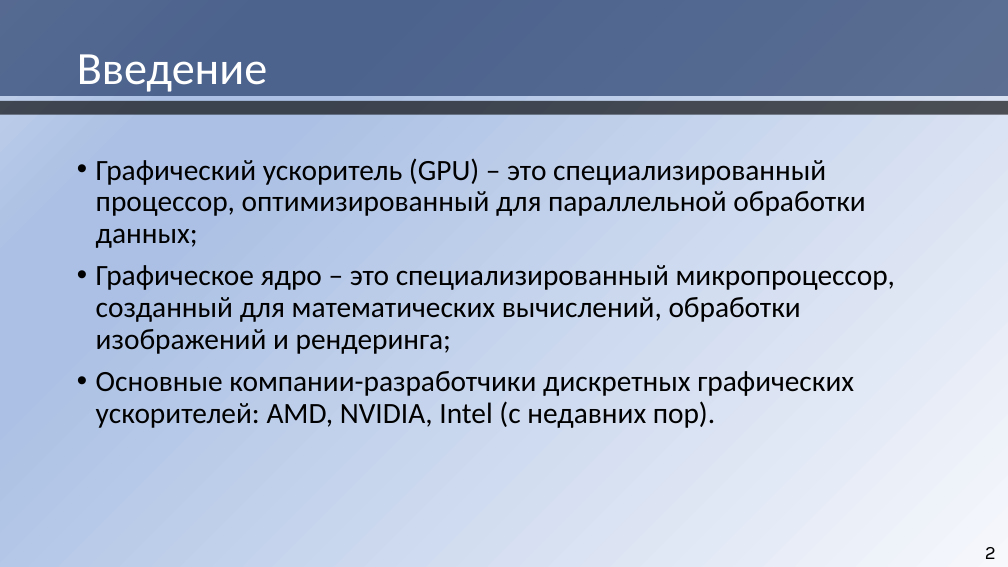
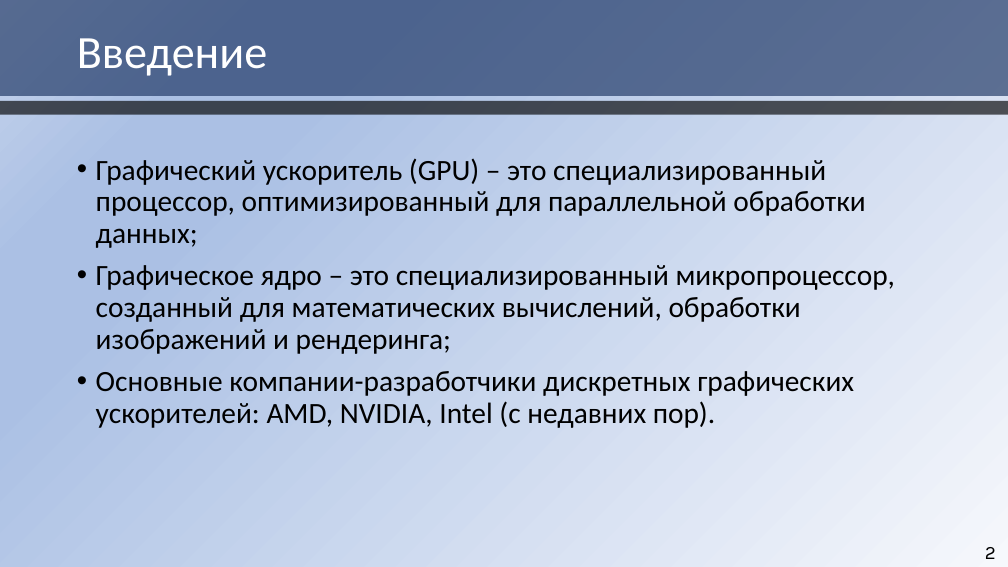
Before and after one commit to HaMeNopeDiot/hardware_gpu, a slide deck: slide 2 of docs/starukhin_dissertation/magister_pres.pptx. Drawn at 1008x567 pixels with LibreOffice and Linux fonts; fonts in the diff are those of the drawing. Boxes give left, top, right and bottom in pixels: in the first picture for what was removed or moved away, otherwise in the second. Text is boxed around its words. In the diff, an @@ line names an element or a change of style, - is before the commit and + after.

```diff
--- a/docs/starukhin_dissertation/magister_pres.pptx
+++ b/docs/starukhin_dissertation/magister_pres.pptx
@@ title "Введение" moved from (x1=77, y1=54, x2=267, y2=92) to (x1=77, y1=38, x2=267, y2=76) @@
```
Also in this commit, not shown: 4 other slides changed, 1 slide added, 4 other files.
